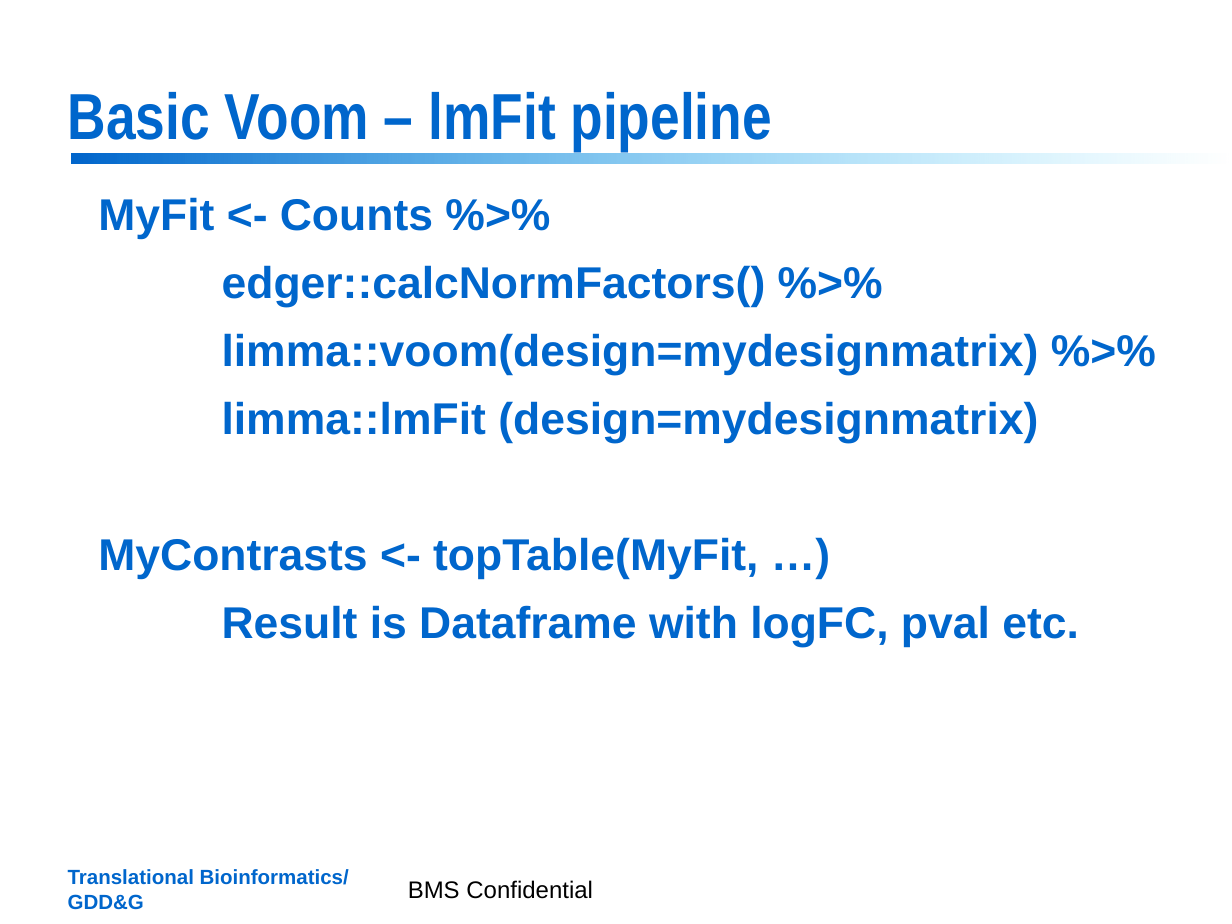
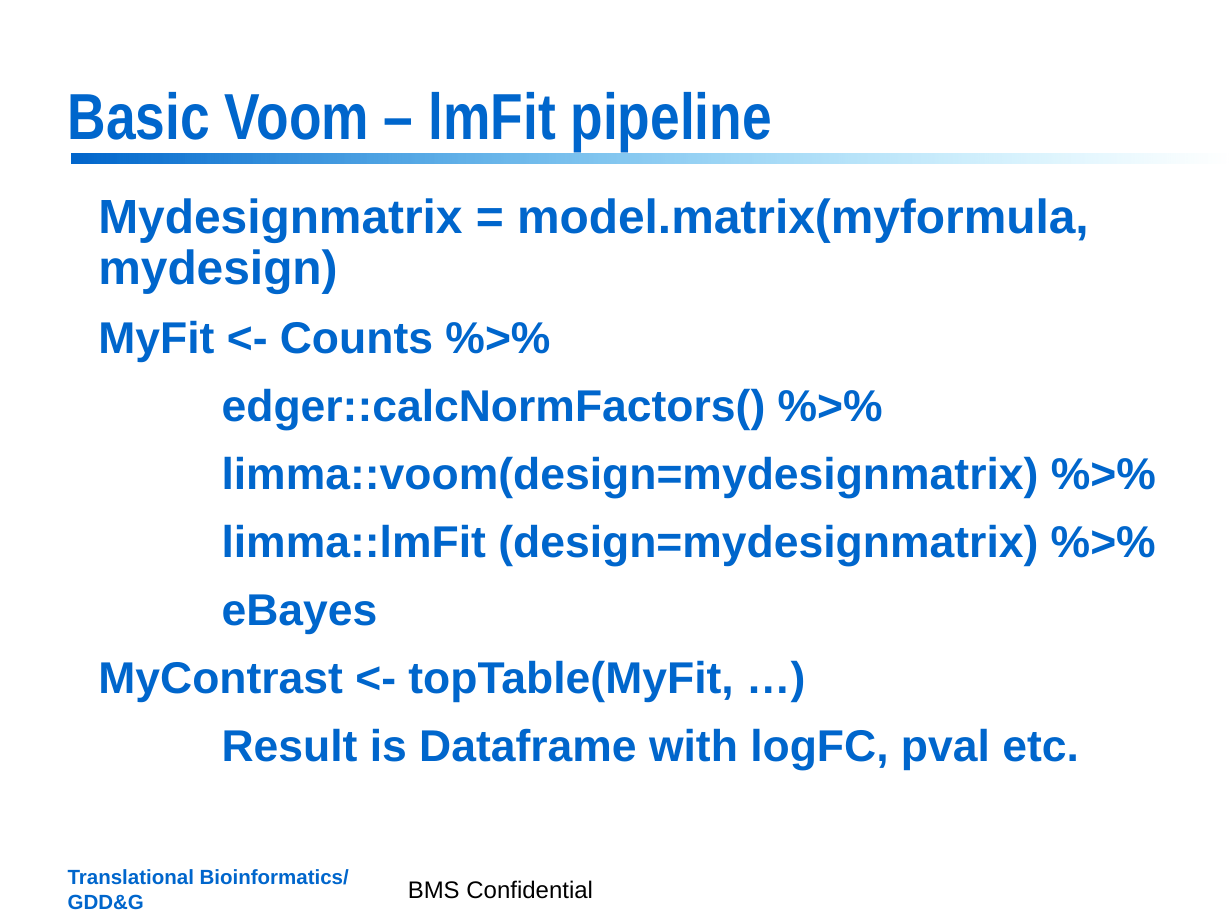
Before and after one commit to jrthompson54/DGE.Tools2, a slide deck: slide 12 of DGE_Tools Rollout 2017.pptx. Drawn at 1232x924 pixels with LibreOffice and Linux fonts; fonts in the diff are those of the drawing; background and template pictures are left out. Boxes give left, top, right and bottom in pixels: in the first picture for what was removed or moved away, otherwise in the second. Text is boxed around its words. In the diff, an @@ line names an element or a change of style, - is before the commit and + after.

Commit message:
update DGE_Tool Rollout 2017.pptx

```diff
--- a/DGE_Tools Rollout 2017.pptx
+++ b/DGE_Tools Rollout 2017.pptx
@@ text at [98, 198, 1089, 294]: paragraph added @@
+Mydesignmatrix = model.matrix(myformula, mydesign)
@@ text at [98, 524, 1038, 703]: text changed @@
-limma::lmFit (design=mydesignmatrix)
-MyContrasts <- topTable(MyFit, …)
+limma::lmFit (design=mydesignmatrix) %>%
+eBayes
+MyContrast <- topTable(MyFit, …)
```
